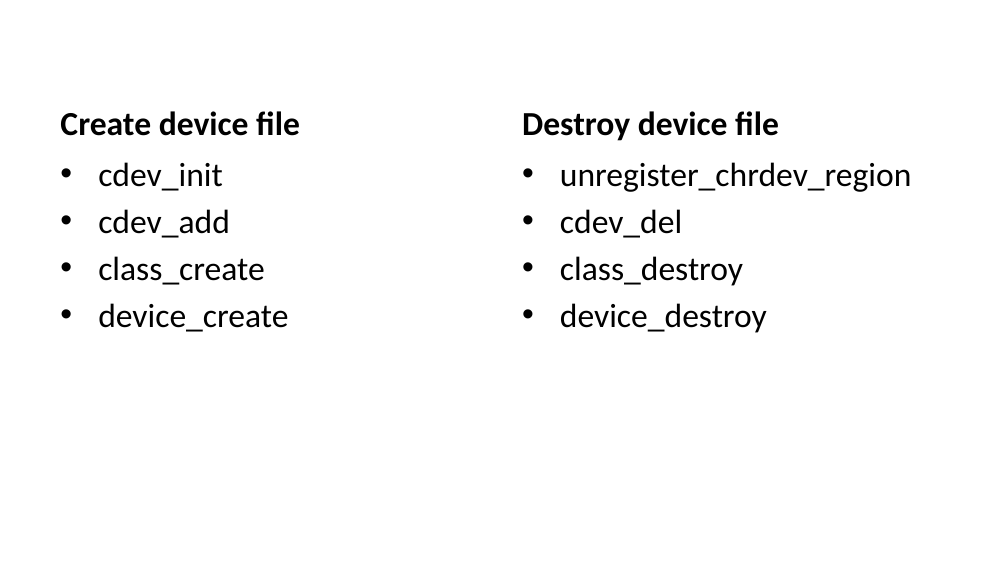
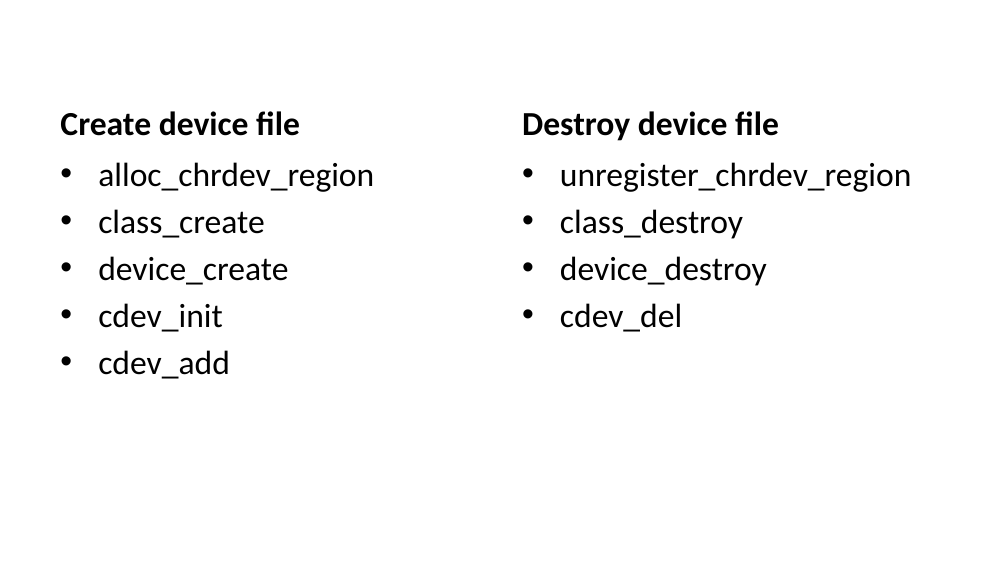
Before and after one commit to phuthodien/training_linux_embedded, a slide deck: slide 13 of bai 10/Character device driver.pptx. Drawn at 1008x567 pixels with LibreOffice and Linux fonts; fonts in the diff are those of the drawing; background and template pictures are left out. Boxes give left, top, right and bottom in pixels: in the first picture for what was removed or moved away, otherwise in the second. Text is boxed around its words. In the diff, an @@ line names an element or a change of style, - is before the commit and + after.

```diff
--- a/bai 10/Character device driver.pptx
+++ b/bai 10/Character device driver.pptx
@@ text at (98,162,374,285): paragraphs added @@
+• alloc_chrdev_region
+• class_create
+• device_create
@@ text at (560,209,682,238): paragraph removed @@
-• cdev_del
@@ text at (98,256,288,332): paragraphs removed @@
-• class_create
-• device_create
@@ text at (560,303,682,332): paragraph added @@
+• cdev_del
```
Also in this commit, not shown: 2 other slides changed, 3 other files.
